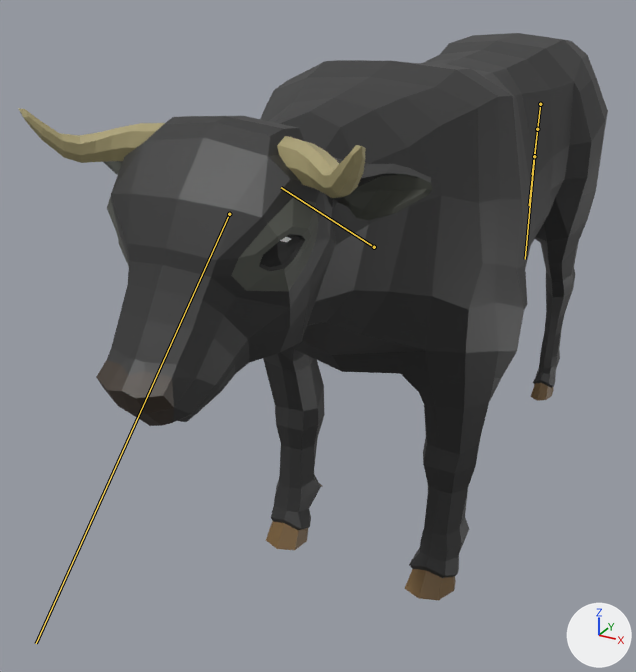
An edit to the glTF model public/dunia-hewan/models/bull.glb, drawn before and after from the same camera.
The view is the same before and after, from a camera (50 mm lens) standing at (1.06, -2.93, 1.88) and looking at (-0.25, -0.55, 0.69). The axes (+X, +Y, +Z) are drawn at lower right. The lights are the same throughout. The older version comes first. The bones that change are drawn over the model as lines.
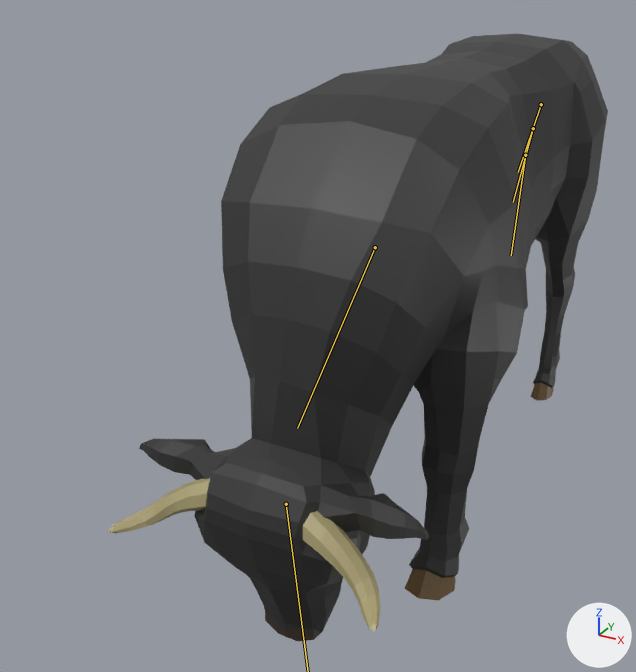
The newer file adds an action. The first version stands in its rest pose; the second is drawn at frame 93 of the action 'Eating'.

The change in detail:
Bone 'Neck1' (bone_neck1) turns from (0, 0, 0) to (-69, 0, 0) degrees about its own x, y and z.
Bone 'Head' (bone_head) turns from (0, 0, 0) to (13, 0, 0) degrees about its own x, y and z.
Bone 'Tail4' (bone_tail4) turns from (0, 0, 0) to (0, -1, 13) degrees about its own x, y and z.
Bone 'Tail5' (bone_tail5) turns from (0, 0, 0) to (0, 0, -3) degrees about its own x, y and z.
Bone 'Tail6' (bone_tail6) turns from (0, 0, 0) to (0, -1, -6) degrees about its own x, y and z.

Changed parts and their boxes [x1, y1, x2, y2] in the pictures (636 x 672 px):
'Cube', posed (6% narrower, 10% taller): before [107, 33, 608, 578]; after [139, 34, 608, 632]
'Cube_6', posed (21% narrower, 70% taller): before [18, 108, 366, 198]; after [108, 478, 381, 632]
'Cube_1', posed (mostly hidden afterwards): before [104, 161, 432, 292]; after [318, 534, 361, 589]
'Cube_3', posed: before [96, 360, 174, 426]; after [265, 611, 322, 642]
bone 'Neck1', root to tip: before (374, 247) to (281, 187); after (375, 247) to (297, 428)
bone 'Tail4', root to tip: before (540, 104) to (532, 174); after (541, 104) to (518, 172)
bone 'Tail5', root to tip: before (537, 129) to (529, 205); after (533, 128) to (513, 202)
bone 'Tail6', root to tip: before (534, 156) to (525, 259); after (525, 155) to (511, 255)
